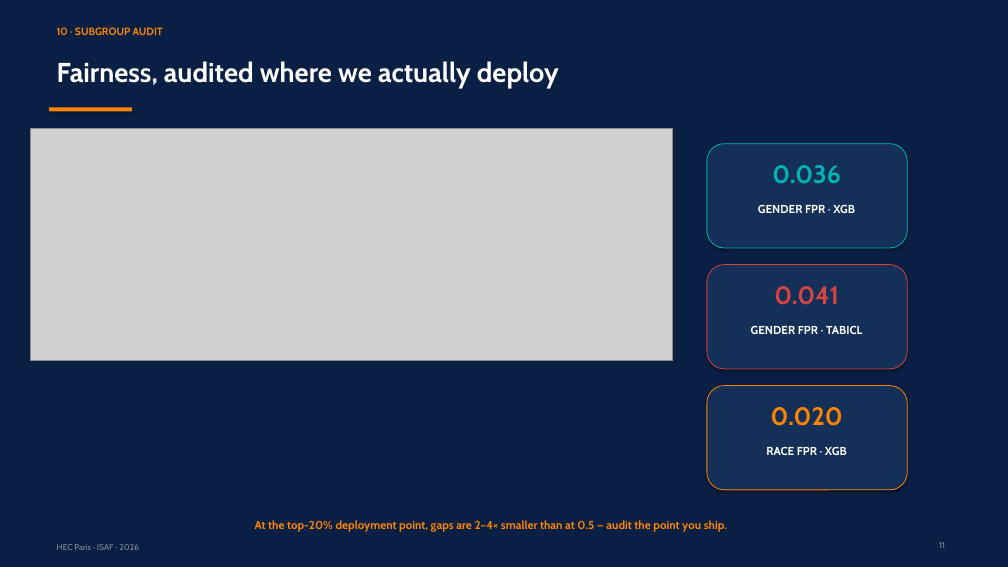
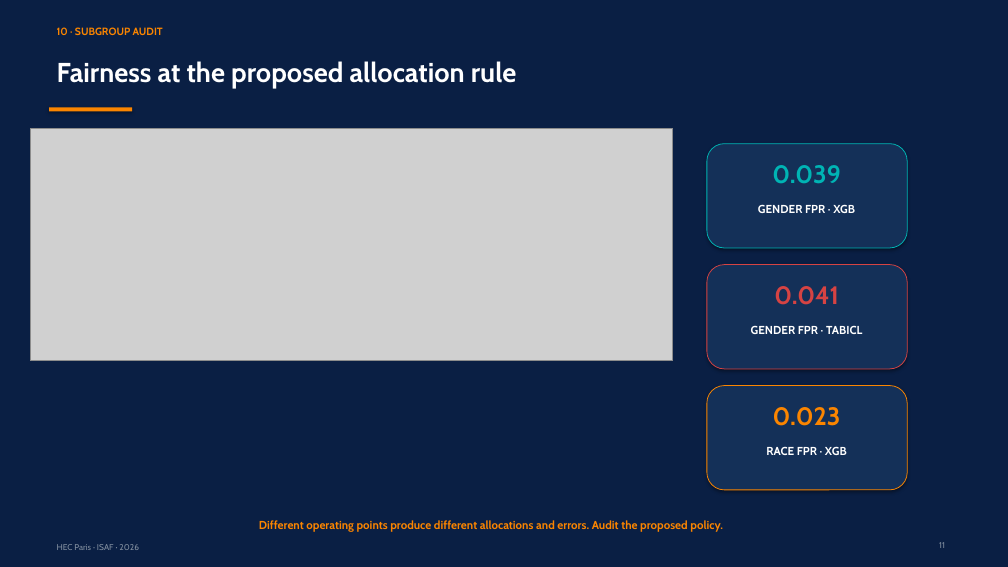
Before and after one commit to RyanBalech/recidivism-forecasting-analysis, a slide deck: slide 11 of reports/ISAF_Recidivism_Presentation.pptx. Drawn at 1008x567 pixels with LibreOffice and Linux fonts; fonts in the diff are those of the drawing; grey boxes stand for pictures. Boxes give left, top, right and bottom in pixels: in the first picture for what was removed or moved away, otherwise in the second. Text is boxed around its words. In the diff, an @@ line names an element or a change of style, - is before the commit and + after.

Commit message:
Regenerate audited results with 16-member GPU ensemble

```diff
--- a/reports/ISAF_Recidivism_Presentation.pptx
+++ b/reports/ISAF_Recidivism_Presentation.pptx
@@ text at box(57, 61, 516, 88): text changed @@
-Fairness, audited where we actually deploy
+Fairness at the proposed allocation rule
@@ text at box(772, 165, 841, 184): text changed @@
-0.036
+0.039
@@ text at box(773, 407, 841, 426): text changed @@
-0.020
+0.023
@@ text at box(259, 520, 723, 532): text changed @@
-At the top-20% deployment point, gaps are 2–4× smaller than at 0.5 — audit the point you ship.
+Different operating points produce different allocations and errors. Audit the proposed policy.
```
Also in this commit, not shown: 12 other slides changed, 48 other files.
